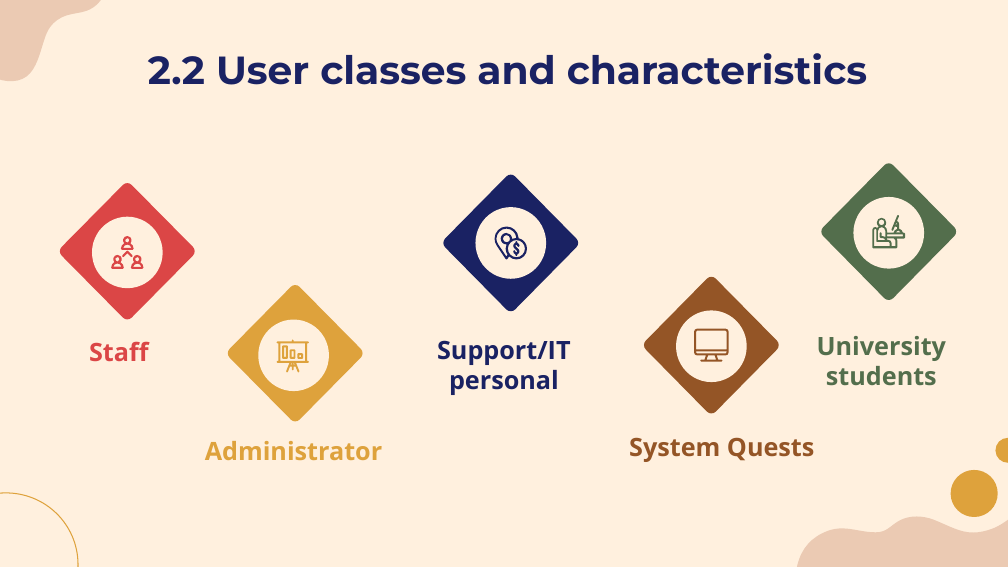
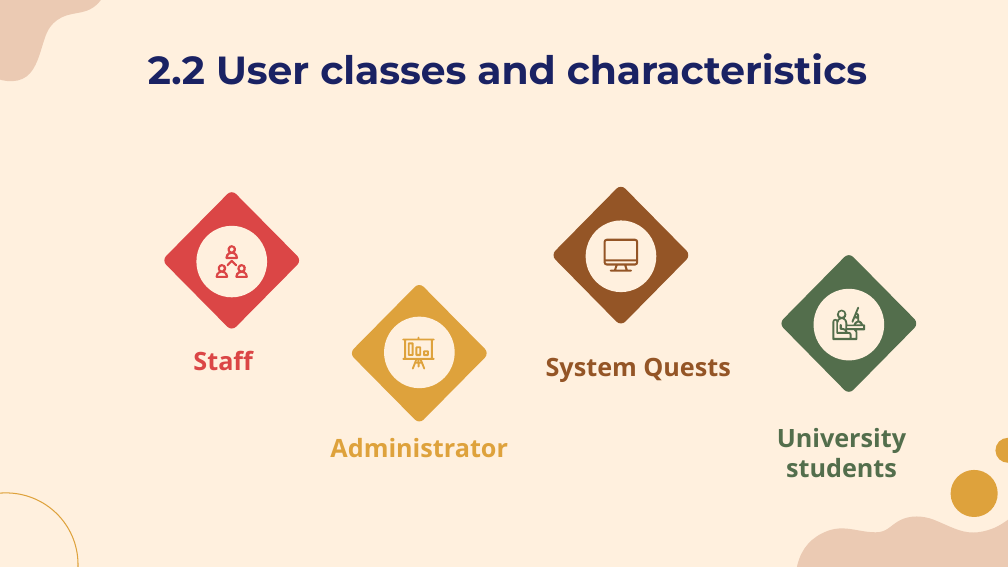
Before and after one commit to laibabintatahir/SRS-HMS, a slide deck: slide 8 of SRS_Presentation.pptx. Drawn at 1008x567 pixels with LibreOffice and Linux fonts; fonts in the diff are those of the drawing. Boxes give left, top, right and bottom in pixels: in the first picture for what was removed or moved away, otherwise in the second. Text is boxed around its words. In the diff, an @@ line names an element or a change of style, - is before the commit and + after.

```diff
--- a/SRS_Presentation.pptx
+++ b/SRS_Presentation.pptx
@@ 2 freeform shapes, 1 ellipse: place and size @@
-2 freeform shapes, 1 ellipse at box(643, 277, 779, 414)
+2 freeform shapes, 1 ellipse at box(553, 186, 689, 324)
@@ 5 freeform shapes, 1 text, 1 ellipse: place and size @@
-5 freeform shapes, 1 text, 1 ellipse at box(59, 183, 196, 361)
+5 freeform shapes, 1 text, 1 ellipse at box(163, 193, 299, 370)
@@ group removed at box(443, 174, 579, 311): 3 freeform shapes, 1 ellipse @@
@@ freeform shape: place and size @@
-freeform shape at box(227, 285, 363, 421)
+freeform shape at box(352, 285, 488, 421)
@@ 2 freeform shapes, 1 text, 1 ellipse: place and size @@
-2 freeform shapes, 1 text, 1 ellipse at box(817, 163, 957, 386)
+2 freeform shapes, 1 text, 1 ellipse at box(777, 255, 917, 478)
@@ 3 freeform shapes, 1 text, 1 ellipse: place and size @@
-3 freeform shapes, 1 text, 1 ellipse at box(205, 320, 382, 460)
+3 freeform shapes, 1 text, 1 ellipse at box(330, 317, 507, 457)
@@ freeform shape: place and size @@
-freeform shape at box(297, 353, 303, 359)
+freeform shape at box(423, 351, 429, 357)
@@ text removed at box(437, 340, 571, 395) @@
-Support/IT personal
@@ text "System Quests": place and size @@
-text "System Quests" at box(629, 437, 814, 462)
+text "System Quests" at box(546, 357, 730, 382)
```
Also in this commit, not shown: 1 other slide changed.
